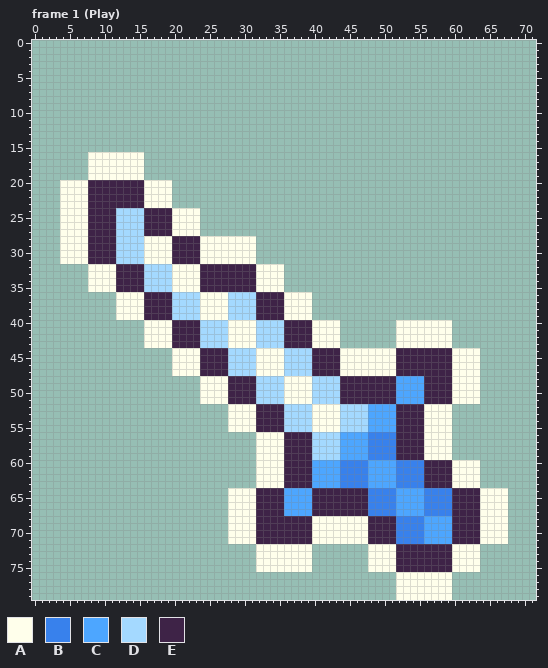
Edited in one commit: pixel-art file (Resources/Item/sword13.aseprite). Above is the file before it was changed.
72x80 pixels, 5 frames. Shown: frame 1 (Play). The commit also changed other frames, which this record leaves out.
Palette (. is transparent): A #ffffeb  B #3881ec  C #4da6ff  D #a4d9ff  E #3e2347
New version:
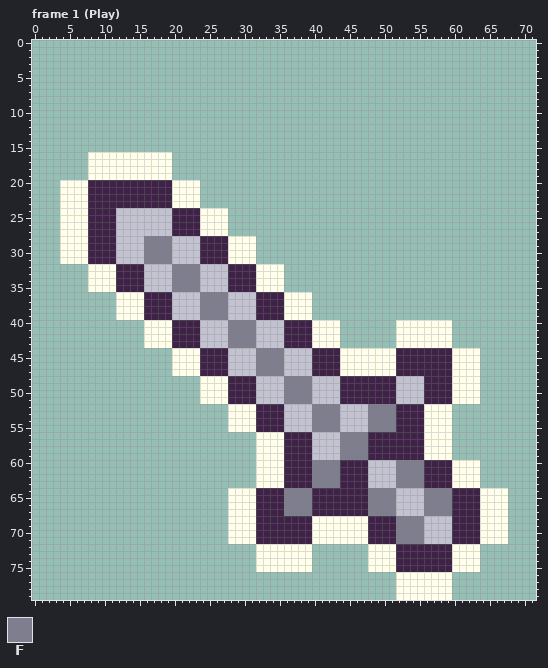
Colours new in this view: F #7e7e8f
Difference:
colour D: #a4d9ff -> #c2c2d1
Changed rows in their new state; - is a pixel that keeps its letter.
Frame 1 (Play):
first column x 16:
16 AAAA----------------------------------------
17 AAAA----------------------------------------
18 AAAA----------------------------------------
19 AAAA----------------------------------------
20 EEEEAAAA------------------------------------
21 EEEEAAAA------------------------------------
22 EEEEAAAA------------------------------------
23 EEEEAAAA------------------------------------
24 DDDDEEEEAAAA--------------------------------
25 DDDDEEEEAAAA--------------------------------
26 DDDDEEEEAAAA--------------------------------
27 DDDDEEEEAAAA--------------------------------
28 FFFFDDDDEEEE--------------------------------
29 FFFFDDDDEEEE--------------------------------
30 FFFFDDDDEEEE--------------------------------
31 FFFFDDDDEEEE--------------------------------
32 ----FFFFDDDD--------------------------------
33 ----FFFFDDDD--------------------------------
34 ----FFFFDDDD--------------------------------
35 ----FFFFDDDD--------------------------------
36 --------FFFF--------------------------------
37 --------FFFF--------------------------------
38 --------FFFF--------------------------------
39 --------FFFF--------------------------------
40 ------------FFFF----------------------------
41 ------------FFFF----------------------------
42 ------------FFFF----------------------------
43 ------------FFFF----------------------------
44 ----------------FFFF------------------------
45 ----------------FFFF------------------------
46 ----------------FFFF------------------------
47 ----------------FFFF------------------------
48 --------------------FFFF------------DDDD----
49 --------------------FFFF------------DDDD----
50 --------------------FFFF------------DDDD----
51 --------------------FFFF------------DDDD----
52 ------------------------FFFF----FFFF--------
53 ------------------------FFFF----FFFF--------
54 ------------------------FFFF----FFFF--------
55 ------------------------FFFF----FFFF--------
56 ----------------------------FFFFEEEE--------
57 ----------------------------FFFFEEEE--------
58 ----------------------------FFFFEEEE--------
59 ----------------------------FFFFEEEE--------
60 ------------------------FFFFEEEEDDDDFFFF----
61 ------------------------FFFFEEEEDDDDFFFF----
62 ------------------------FFFFEEEEDDDDFFFF----
63 ------------------------FFFFEEEEDDDDFFFF----
64 --------------------FFFF--------FFFFDDDDFFFF
65 --------------------FFFF--------FFFFDDDDFFFF
66 --------------------FFFF--------FFFFDDDDFFFF
67 --------------------FFFF--------FFFFDDDDFFFF
68 ------------------------------------FFFFDDDD
69 ------------------------------------FFFFDDDD
70 ------------------------------------FFFFDDDD
71 ------------------------------------FFFFDDDD
Changed places in both pictures, as pixel boxes (x1, y1, x2, y2):
changed: (116, 152, 452, 544)
